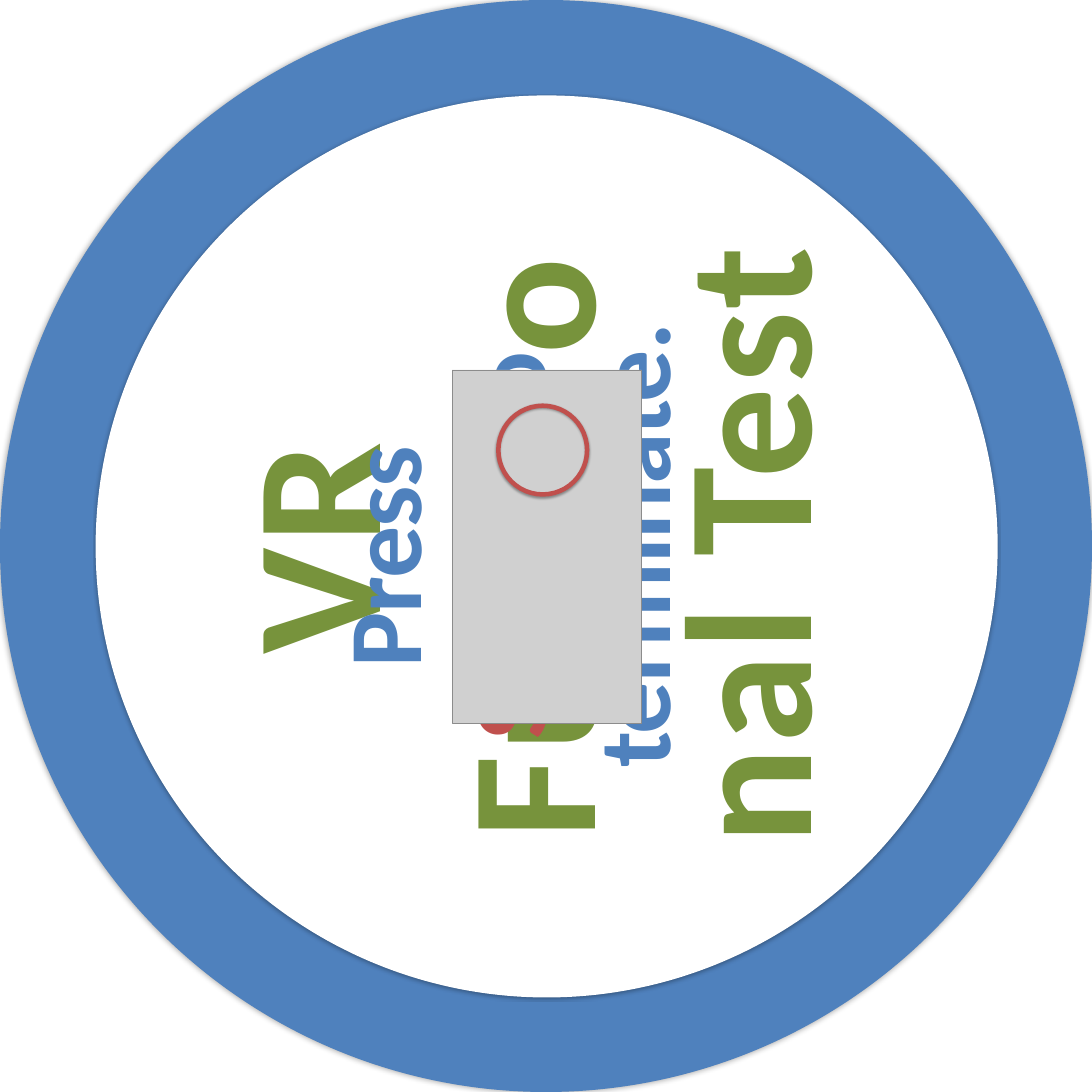
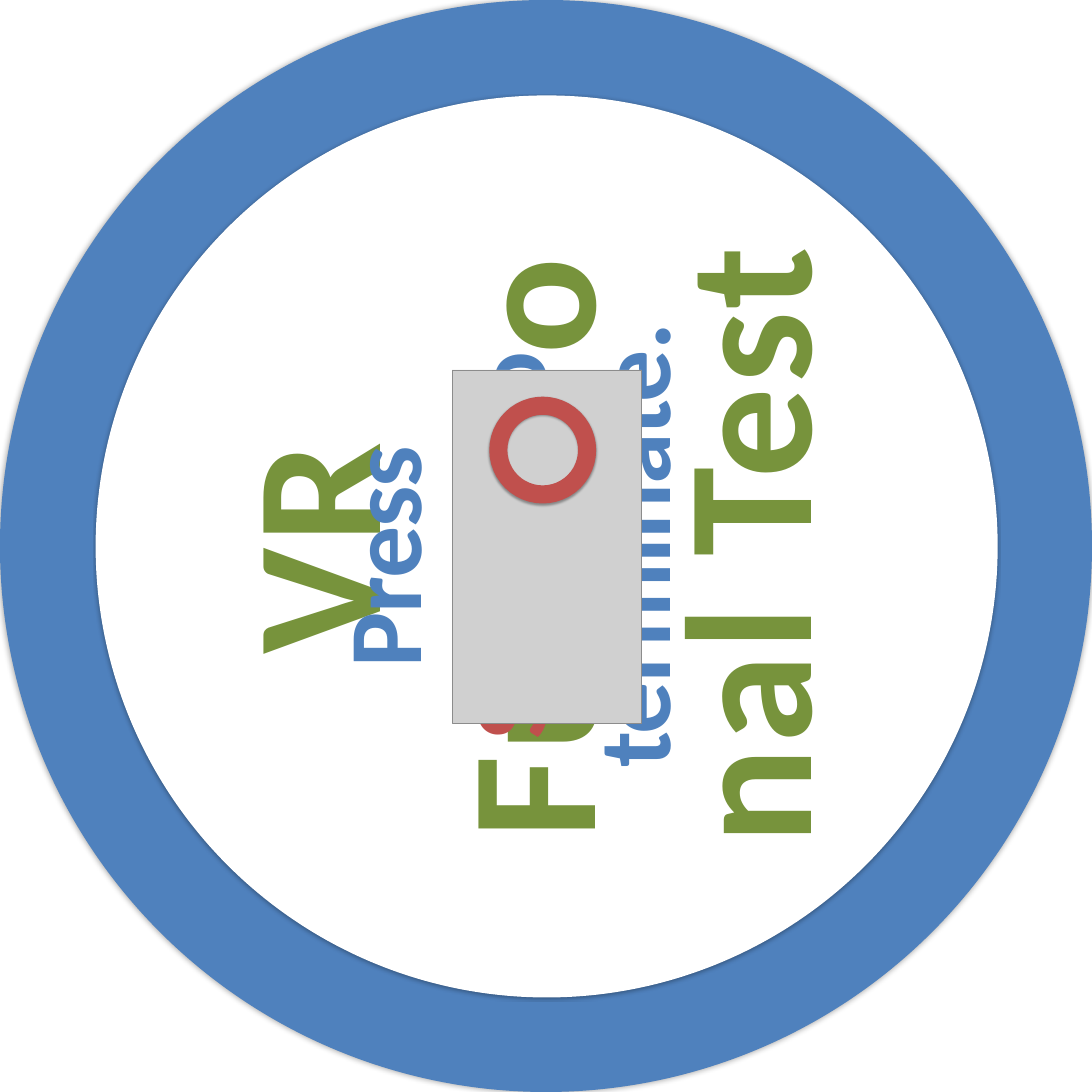
Before and after one commit to PsyPhy/GripGraspISS, a slide deck: slide 17 of Source Code/GraspBMPs/GraspCircularPrompts.pptx. Drawn at 1092x1092 pixels with LibreOffice and Linux fonts; fonts in the diff are those of the drawing; grey boxes stand for pictures. Boxes give left, top, right and bottom in pixels: in the first picture for what was removed or moved away, otherwise in the second. Text is boxed around its words. In the diff, an @@ line names an element or a change of style, - is before the commit and + after.

```diff
--- a/Source Code/GraspBMPs/GraspCircularPrompts.pptx
+++ b/Source Code/GraspBMPs/GraspCircularPrompts.pptx
@@ ellipse at <box>498,406,587,495</box>: outline #C0504D 6 pt to #C0504D 24 pt @@
```
Also in this commit, not shown: 16 other slides changed, 19 other files.
